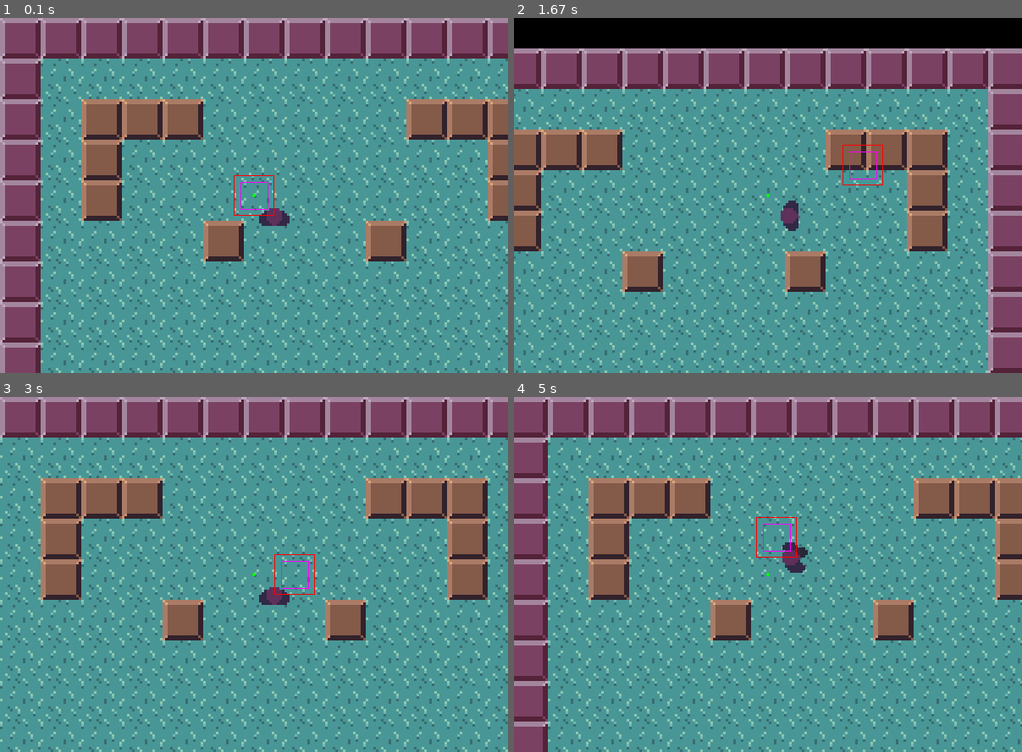
Above: before the commit, frames 1-4 (two rows, left to right).
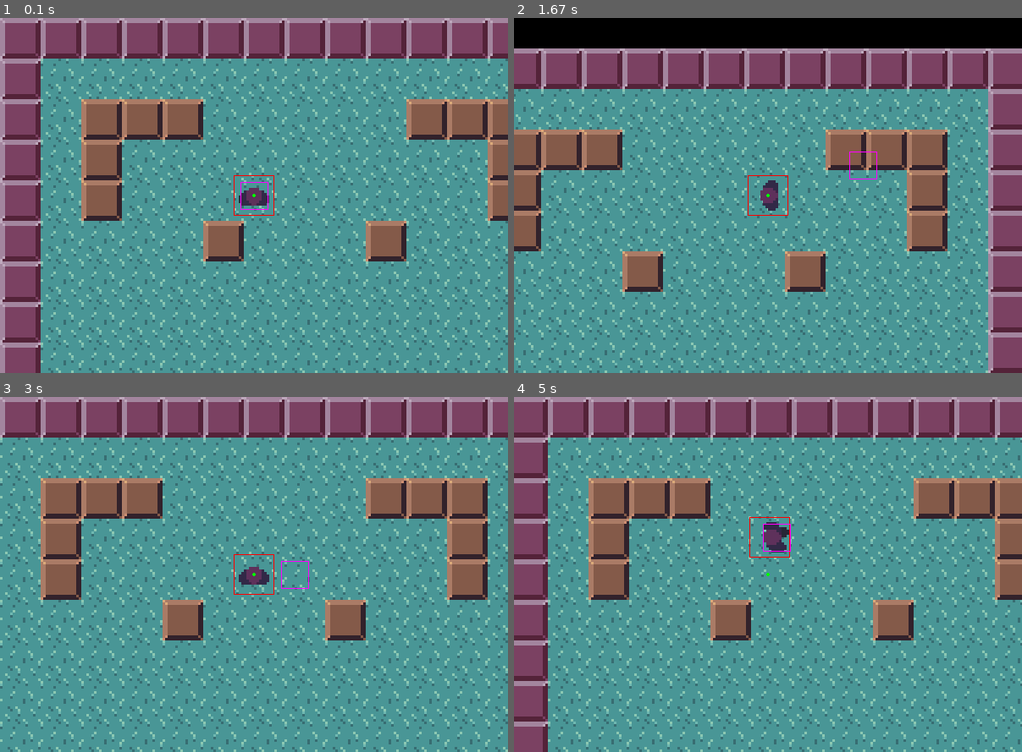
Above: after the commit, the same moments.

Repository: BarbosaNath/Python-Projects
Game: pygame game, started from Pygame/2D Engine/main.py
Two runs of this game, one before a commit and one after it. Both use one fixed random seed, a clock stepped at 60 frames per second and the inputs below.
Inputs:
- Up to frame 1 (0.1 s): no input
- Up to frame 2 (1.67 s): hold Right 0.33-0.8 s; hold Up 0.83-1.13 s; hold Right 1.17-1.63 s
- Up to frame 3 (3 s): hold Left 1.67-2.2 s; hold Down 2.23-2.53 s; tap 3 at 2.57 s; tap 1 at 2.9 s
- Up to frame 4 (5 s): hold 2 3.23-3.63 s; hold Left 3.23-3.63 s; hold Left 3.67-4.07 s; hold Up 4.1-4.47 s; hold Right from 4.5 s (still down)

The runs differ from the first frame. In frame 1, 0.5% of the frame differs, in the area x 47-57%, y 47-59%; in frame 2, 0.6%; in frame 3, 0.6%; in frame 4, 0.7%, in the area x 46-58%, y 33-50%.

Commit message:
All camera bugs fixed

Diff:
--- a/Pygame/2D Engine/camera.py
+++ b/Pygame/2D Engine/camera.py
@@ -42,14 +42,8 @@
         self.camera.offset_float.x += ((self.target.rect.center[0]) - self.camera.offset_float.x + self.camera.CONST.x)
         self.camera.offset_float.y += ((self.target.rect.center[1]) - self.camera.offset_float.y + self.camera.CONST.y)
 
-        print(self.camera.offset)
-        print(self.target.rect.center)
-
         self.camera.offset.x = int(self.camera.offset_float.x)
         self.camera.offset.y = int(self.camera.offset_float.y)
-
-        print(self.camera.offset)
-        print(self.target.rect.center)
 
 class Border(CamScroll):
     def __init__(self,camera,target,border):
--- a/Pygame/2D Engine/entity.py
+++ b/Pygame/2D Engine/entity.py
@@ -62,4 +62,4 @@
         self.time_elapsed = pygame.time.get_ticks() % self.animation_speed
 
     def draw(self, canvas):
-        canvas.blit(self.image, (self.rect.center[0] - self.camera.offset.x, self.rect.center[1] - self.camera.offset.y))
+        canvas.blit(self.image, (self.position[0] - self.camera.offset.x - self.rect.w/2, self.position[1] - self.camera.offset.y - self.rect.h/2))
--- a/Pygame/2D Engine/main.py
+++ b/Pygame/2D Engine/main.py
@@ -33,6 +33,7 @@
 #</>
 
 
+
 #<>################## World Loading ###################
 
 ts = TileSet("Assets/tile_set.png", (16,16))
@@ -45,20 +46,20 @@
 )
 #</>
 
+
+
 #<>################## Camera Loading ###################
 cam = Camera(p)
 p.camera = cam
 w.camera = cam
 follow = Follow(cam, p)
-border = Border(cam, p, (
-        0        * w.tile_size[0] * GAME_SCALE[0],
-        0        * w.tile_size[1] * GAME_SCALE[1],
-        w.width  * w.tile_size[0] * GAME_SCALE[0],
-        w.height * w.tile_size[1] * GAME_SCALE[1]))
+border = Border(cam, p, ( 0, 0, w.width, w.height))
 auto   = Auto(cam, p)
 
 cam.set_method(follow)
 # </>
+
+
 ################### Game Loop ###################
 running = True
 while running:
@@ -66,9 +67,9 @@
         if event.type == pygame.QUIT:
             running = False
         if event.type == pygame.KEYDOWN:
-            if event.key == pygame.K_1: cam.set_method(follow); print("Follow")
-            if event.key == pygame.K_2: cam.set_method(border); print("Border")
-            if event.key == pygame.K_3: cam.set_method( auto ); print(" Auto ")
+            if event.key == pygame.K_1: cam.set_method(follow)
+            if event.key == pygame.K_2: cam.set_method(border)
+            if event.key == pygame.K_3: cam.set_method( auto )
 
 
     p.key_input(pygame.key.get_pressed())
@@ -82,24 +83,22 @@
     player_group.update()
     p.draw(SCREEN)
 
-
-    # print("Camera offset {}".format(cam.offset))
-    # print("Player offset {}".format(p.camera.offset))
-    # print("World  offset {}".format(w.camera.offset))
-    # print()
-
-    # <> Draw some shit
+    # <> Draw debug boxes
     pygame.draw.circle(
         SCREEN,
         (0,255,0),
         HALF_SCREEN,
         2,
     )
-
     pygame.draw.rect(
         SCREEN,
         (255,0,0),
-        p.rect, 1
+        (
+            p.rect.x - cam.offset.x,
+            p.rect.y - cam.offset.y,
+            p.rect.w,
+            p.rect.h,
+        ), 1
     )
     pygame.draw.rect(
         SCREEN,
